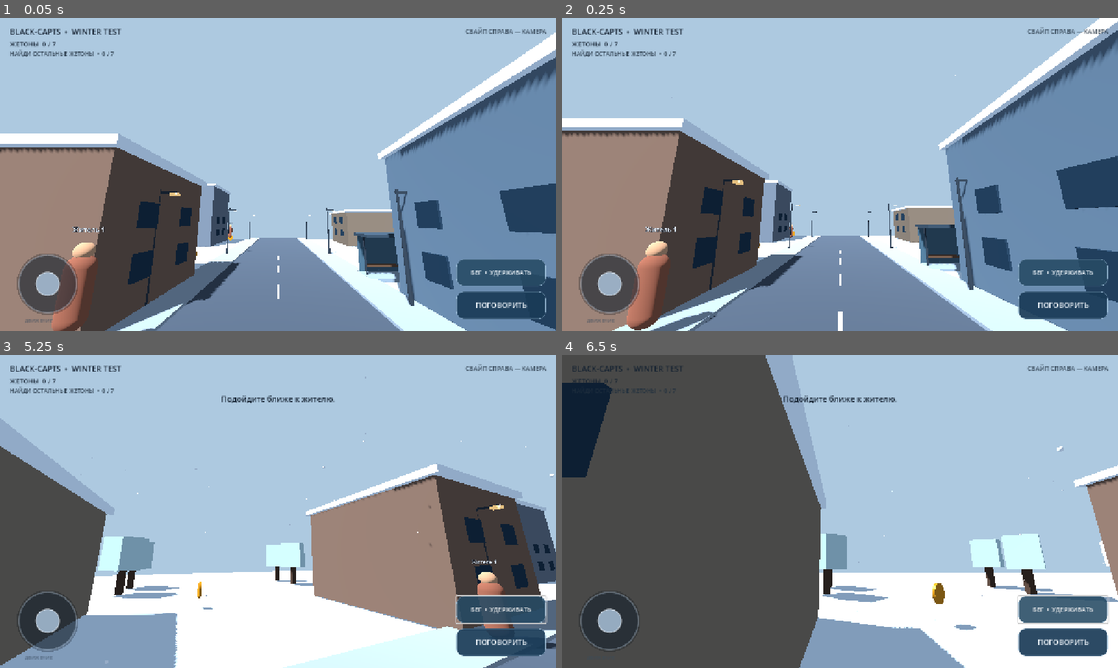
Above: before the commit, frames 1-4 (two rows, left to right).
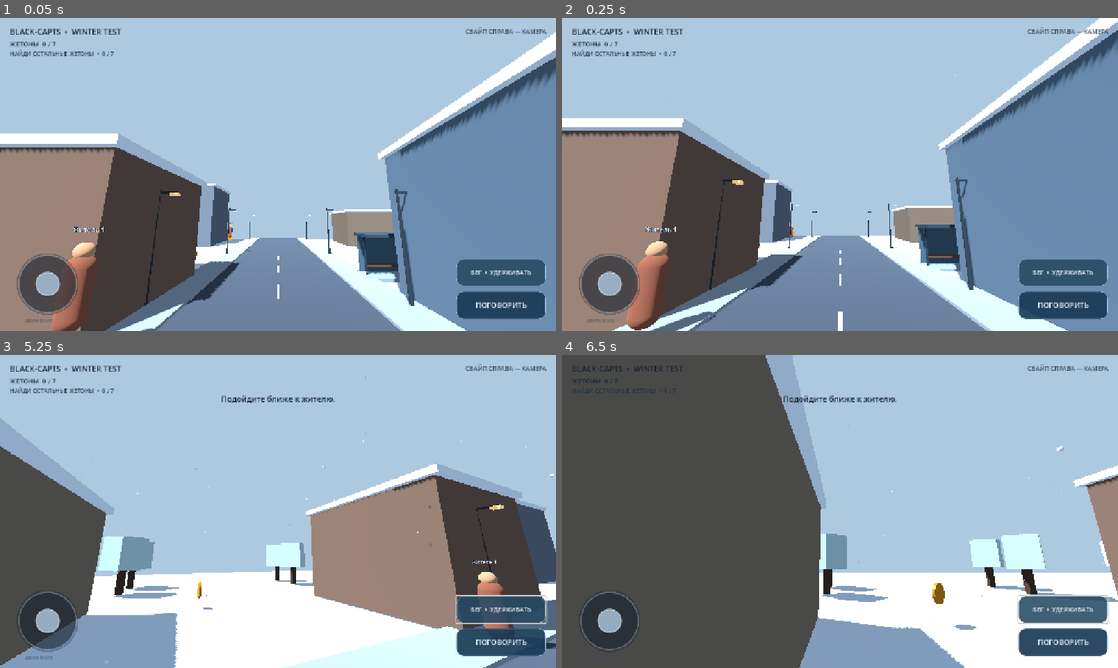
Above: after the commit, the same moments.

Repository: avioverse6-create/BLACK-CAPTS
Game: Godot game, scene res://scenes/main.tscn
The game is run twice, just before and just after one commit, with the same random seed, the same clock (stepped at 60 frames per second) and the same inputs.
Inputs (mouse positions are in pixels of both pictures, inside the frame that each line leads up to):
- Up to frame 1 (0.05 s): no input
- Up to frame 2 (0.25 s): no input
- Up to frame 3 (5.25 s): drag from (50, 621) to (333, 442) at 0.52 s; drag from (166, 527) to (250, 574) at 1.27 s; move the mouse to (333, 442) at 2.02 s; hold Right (ui_right) 2.03-2.75 s; drag from (250, 574) to (111, 464) at 2.77 s; click "ПОГОВОРИТЬ" at 3.5 s; click "БЕГ • УДЕРЖИВАТЬ" at 4.25 s; move the mouse to (444, 558) at 5.02 s; hold Left (ui_left) from 5.03 s (still down)
- Up to frame 4 (6.5 s): release Left (ui_left) at 5.75 s; drag from (673, 464) to (756, 433) at 5.77 s

The runs differ from the first frame. In frame 1, 3.6% of the frame differs, in the area x 23-100%, y 52-100%; in frame 2, 3.8%, in the area x 23-100%, y 44-91%; in frame 3, 0.7%; in frame 4, 2.0%.

Commit message:
Use bundled CC0 modular roads and real building models

Diff:
--- a/scripts/main.gd
+++ b/scripts/main.gd
@@ -18,6 +18,7 @@
     _load_progress()
     _make_environment()
     _make_map()
+    _make_parked_vehicle()
     _make_player()
     _make_npcs()
     _make_collectibles()
@@ -66,19 +67,7 @@
 func _make_map() -> void:
     _box("Snow ground", Vector3(0, -0.35, 0), Vector3(88, 0.6, 88), Color(0.83, 0.89, 0.94))
 
-    # Main north-south avenue.
-    _box("Main road", Vector3(0, 0.0, 0), Vector3(8, 0.08, 88), Color(0.25, 0.29, 0.34))
-    for z in range(-40, 41, 5):
-        _box("Main center line dash", Vector3(0, 0.055, z), Vector3(0.12, 0.02, 2.2), Color(0.88, 0.87, 0.76))
-    _box("West sidewalk", Vector3(-5.0, 0.06, 0), Vector3(2.0, 0.18, 88), Color(0.54, 0.59, 0.64))
-    _box("East sidewalk", Vector3(5.0, 0.06, 0), Vector3(2.0, 0.18, 88), Color(0.54, 0.59, 0.64))
-
-    # A second street creates a real four-way junction and opens a new block.
-    _box("South district road", Vector3(0, 0.0, 27), Vector3(64, 0.08, 7), Color(0.25, 0.29, 0.34))
-    for x in range(-29, 30, 5):
-        _box("District center line dash", Vector3(x, 0.055, 27), Vector3(2.2, 0.02, 0.12), Color(0.88, 0.87, 0.76))
-    _box("District north sidewalk", Vector3(0, 0.06, 22.8), Vector3(64, 0.18, 1.4), Color(0.54, 0.59, 0.64))
-    _box("District south sidewalk", Vector3(0, 0.06, 31.2), Vector3(64, 0.18, 1.4), Color(0.54, 0.59, 0.64))
+    _make_road_network()
     for x in range(-3, 4):
         _box("Main crosswalk stripe", Vector3(x * 0.9, 0.06, -2.0), Vector3(0.58, 0.025, 2.8), Color(0.91, 0.93, 0.94))
         _box("District crosswalk stripe", Vector3(x * 0.9, 0.06, 27.0), Vector3(0.58, 0.025, 2.5), Color(0.91, 0.93, 0.94))
@@ -101,6 +90,66 @@
     for x in [-28.0, -14.0, 14.0, 28.0]:
         _street_lamp(Vector3(x, 0, 32.2))
     _bus_stop()
+
+func _make_road_network() -> void:
+    var straight := "res://assets/kenney/roads/road-straight.glb"
+    var crossroad := "res://assets/kenney/roads/road-crossroad.glb"
+    if ResourceLoader.exists(straight) and ResourceLoader.exists(crossroad):
+        # The modular road kit is bundled into the APK, so no network is needed in-game.
+        for z in range(-40, 41, 10):
+            if z == 30:
+                continue
+            _place_model(straight, self, Vector3(0, 0.015, z), 0.0, Vector3.ONE)
+        _place_model(crossroad, self, Vector3(0, 0.015, 27), 0.0, Vector3.ONE)
+        for x in range(-30, 31, 10):
+            if x == 0:
+                continue
+            _place_model(straight, self, Vector3(x, 0.015, 27), PI * 0.5, Vector3.ONE)
+        var sidewalk := "res://assets/kenney/roads/road-side.glb"
+        if ResourceLoader.exists(sidewalk):
+            for z in range(-40, 41, 10):
+                _place_model(sidewalk, self, Vector3(-5.0, 0.02, z), 0.0, Vector3.ONE)
+                _place_model(sidewalk, self, Vector3(5.0, 0.02, z), PI, Vector3.ONE)
+        return
+
+    # Fallback for editor sessions before the asset download step.
+    _box("Main road", Vector3(0, 0.0, 0), Vector3(8, 0.08, 88), Color(0.25, 0.29, 0.34))
+    for z in range(-40, 41, 5):
+        _box("Main center line dash", Vector3(0, 0.055, z), Vector3(0.12, 0.02, 2.2), Color(0.88, 0.87, 0.76))
+    _box("West sidewalk", Vector3(-5.0, 0.06, 0), Vector3(2.0, 0.18, 88), Color(0.54, 0.59, 0.64))
+    _box("East sidewalk", Vector3(5.0, 0.06, 0), Vector3(2.0, 0.18, 88), Color(0.54, 0.59, 0.64))
+    _box("South district road", Vector3(0, 0.0, 27), Vector3(64, 0.08, 7), Color(0.25, 0.29, 0.34))
+    for x in range(-29, 30, 5):
+        _box("District center line dash", Vector3(x, 0.055, 27), Vector3(2.2, 0.02, 0.12), Color(0.88, 0.87, 0.76))
+    _box("District north sidewalk", Vector3(0, 0.06, 22.8), Vector3(64, 0.18, 1.4), Color(0.54, 0.59, 0.64))
+    _box("District south sidewalk", Vector3(0, 0.06, 31.2), Vector3(64, 0.18, 1.4), Color(0.54, 0.59, 0.64))
+
+func _place_model(path: String, parent: Node, at: Vector3, yaw: float = 0.0, model_scale: Vector3 = Vector3.ONE) -> bool:
+    if path.is_empty() or not ResourceLoader.exists(path):
+        return false
+    var packed := load(path) as PackedScene
+    if packed == null:
+        return false
+    var instance := packed.instantiate() as Node3D
+    if instance == null:
+        return false
+    instance.position = at
+    instance.rotation.y = yaw
+    instance.scale = model_scale
+    parent.add_child(instance)
+    return true
+
+func _make_parked_vehicle() -> void:
+    var car_path := "res://assets/kenney/vehicles/sedan.glb"
+    if _place_model(car_path, self, Vector3(7.2, 0.05, 5.0), PI * 0.5, Vector3.ONE):
+        var body := StaticBody3D.new()
+        body.position = Vector3(7.2, 0.9, 5.0)
+        var collision := CollisionShape3D.new()
+        var shape := BoxShape3D.new()
+        shape.size = Vector3(2.0, 1.6, 4.2)
+        collision.shape = shape
+        body.add_child(collision)
+        add_child(body)
 
 func _box(label: String, at: Vector3, size: Vector3, color: Color) -> MeshInstance3D:
     var body := StaticBody3D.new()
@@ -126,22 +175,33 @@
     return node
 
 func _building(label: String, at: Vector3, size: Vector3, color: Color) -> void:
+    var asset_path := ""
+    match label:
+        "Cabin": asset_path = "res://assets/kenney/buildings/building-type-a.glb"
+        "Shop": asset_path = "res://assets/kenney/buildings/building-commercial-a.glb"
+        "House": asset_path = "res://assets/kenney/buildings/building-type-b.glb"
+        "North apartment": asset_path = "res://assets/kenney/buildings/building-type-c.glb"
+        "North garage": asset_path = "res://assets/kenney/buildings/building-type-d.glb"
+        "South house": asset_path = "res://assets/kenney/buildings/building-type-e.glb"
+        "South workshop": asset_path = "res://assets/kenney/buildings/building-type-f.glb"
+
+    if _place_model(asset_path, self, at, 0.0, Vector3.ONE * 0.85):
+        var blocker := StaticBody3D.new()
+        blocker.name = label + " Collision"
+        blocker.position = at
+        var collision := CollisionShape3D.new()
+        var shape := BoxShape3D.new()
+        shape.size = size
+        collision.shape = shape
+        collision.position.y = size.y * 0.5
+        blocker.add_child(collision)
+        add_child(blocker)
+        return
+
+    # Editor fallback only; Android builds download the real CC0 building models.
     _box(label, at + Vector3(0, size.y * 0.5, 0), size, color)
     _box(label + " snow roof", at + Vector3(0, size.y + 0.18, 0), Vector3(size.x + 0.5, 0.35, size.z + 0.5), Color(0.93, 0.97, 1.0))
-    var window_mat := StandardMaterial3D.new()
-    window_mat.albedo_color = Color(0.12, 0.20, 0.27)
-    window_mat.roughness = 0.7
-    for side in [-1.0, 1.0]:
-        for row in range(2):
-            for col in range(2):
-                var window := MeshInstance3D.new()
-                var pane := BoxMesh.new()
-                pane.size = Vector3(1.25, 1.05, 0.08)
-                window.mesh = pane
-                window.material_override = window_mat
-                window.rotation.y = PI * 0.5
-                window.position = at + Vector3(side * (size.x * 0.5 + 0.045), 1.8 + row * 2.0, -1.8 + col * 3.5)
-                add_child(window)
+
 
 func _street_lamp(at: Vector3) -> void:
     var pole := MeshInstance3D.new()
@@ -187,6 +247,8 @@
     _box("Bus stop bench seat", base + Vector3(0, 0.62, -0.48), Vector3(2.1, 0.12, 0.42), Color(0.34, 0.25, 0.19))
 
 func _tree(at: Vector3) -> void:
+    if _place_model("res://assets/kenney/props/tree-large.glb", self, at, 0.0, Vector3.ONE):
+        return
     _box("Tree trunk", at + Vector3(0, 1.1, 0), Vector3(0.45, 2.2, 0.45), Color(0.27, 0.20, 0.16))
     var crown := _box("Snowy pine", at + Vector3(0, 3.0, 0), Vector3(2.1, 2.5, 2.1), Color(0.72, 0.83, 0.85))
     crown.rotation_degrees.y = 45
